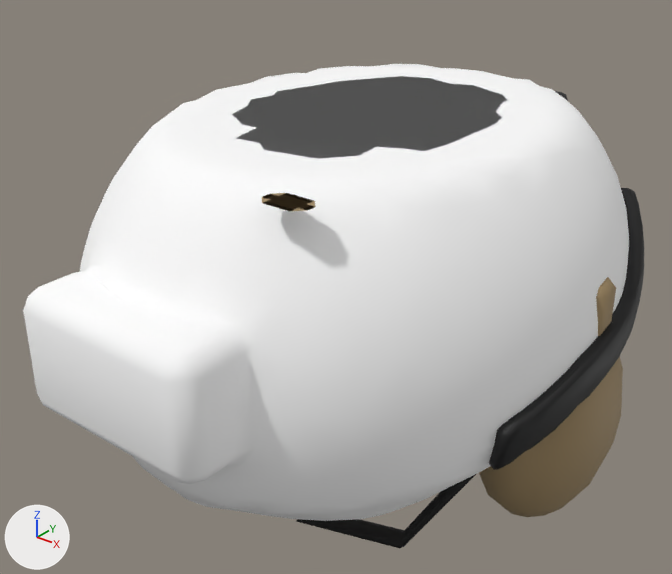
The glTF model assets/characters/infantry/factions/nato/parts/nato_helmet.glb: old version first, new version second.
Both versions are drawn from a 50 mm lens placed at (0.246, -0.263, 0.214), pointed at (-0.015, 0.063, 0.012). Every picture has the same lights, and +X, +Y and +Z are marked at lower left. The older version comes first. Objects named as collision shapes, trigger or cutter boxes, shadow casters or lower levels of detail are left out. Vertices at exactly the same position are counted once.

Names of what the first picture shows: 'nato_helmet_LOD0'.
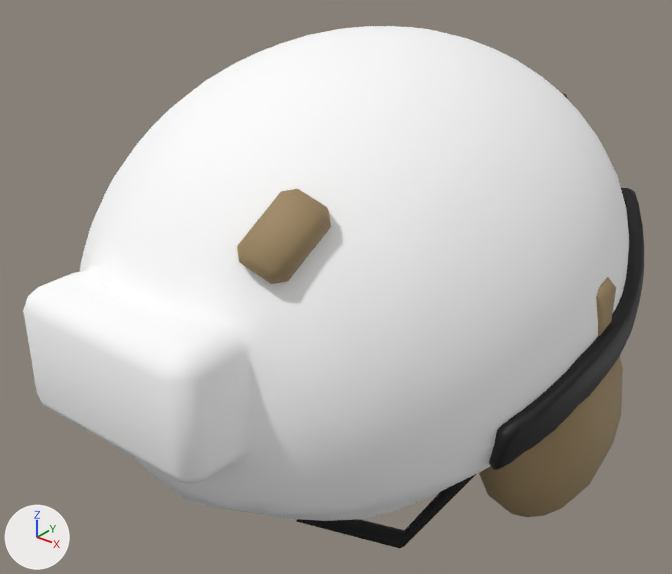
Edits to the bpy script that builds the scene:
```text
Change me_nato_helmet_lod0:
    used by ob_nato_helmet_lod0; location = (0.0, 0.0, 0.0)
    remove me_nato_helmet_lod0.from_pydata(...)  # 2927 vertices, 5794 faces; spans x -0.127..0.127, y -0.094..0.226, z -0.139..0.101
    add me_nato_helmet_lod0.from_pydata(...)  # 2939 vertices, 5814 faces; spans x -0.127..0.127, y -0.094..0.226, z -0.139..0.137
    me_nato_helmet_lod0 part 1: a new loose piece of 24 vertices spanning x 0.032..0.058, y -0.056..-0.025, z 0.074..0.103, in mat_polymer_tan (brown #9e8761)
    me_nato_helmet_lod0 part 2: the loose piece of 12 vertices spanning x 0.036..0.057, y -0.047..-0.034, z 0.101 is deleted
    me_nato_helmet_lod0 part 3
    16 vertices in x -0.068..0.027, y -0.014..0.152, z 0.101 move by (0.0, 0.0, 0.015)
    14 vertices in x -0.08..0.044, y -0.025..0.17, z 0.101 move by (0.0, 0.0, 0.005)
    13 vertices in x -0.078..0.083, y -0.024..0.159, z 0.101 move by (0.0, 0.0, 0.002)
    12 vertices in x -0.053..0.054, y -0.027..0.127, z 0.101 move by (0.0, 0.0, 0.003)
    12 vertices in x -0.033..0.076, y -0.024..0.163, z 0.101 move by (0.0, 0.0, 0.009)
    12 vertices in x -0.062..0.073, y -0.015..0.161, z 0.101 move by (0.0, 0.0, 0.011)
    195 vertices move from x -0.077..0.082, y -0.028..0.17, z 0.101 to x -0.077..0.082, y -0.028..0.17, z 0.102..0.137
```

Pixel boxes [x1, y1, x2, y2] of what changed, in the pictures (672 x 574 px; the box of a moved part takes in the faces that stretch with it):
'nato_helmet_LOD0', reshaped (8% taller): before [23, 64, 644, 548]; after [23, 26, 644, 548]
part 1 of me_nato_helmet_lod0, added (brown): after [237, 189, 331, 284]
part 2 of me_nato_helmet_lod0, deleted (brown): before [262, 193, 316, 211]
part 3 of me_nato_helmet_lod0, moved or reshaped: before [135, 64, 585, 209]; after [135, 26, 585, 209]
